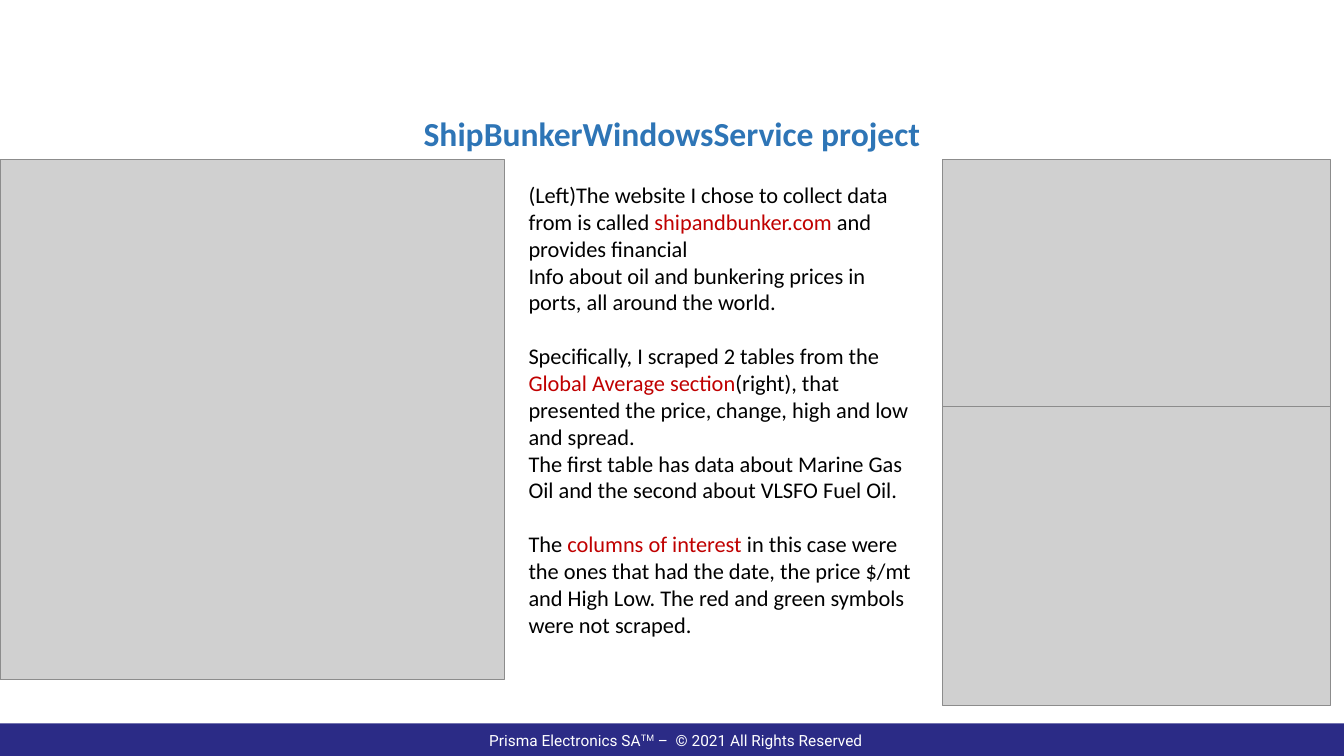
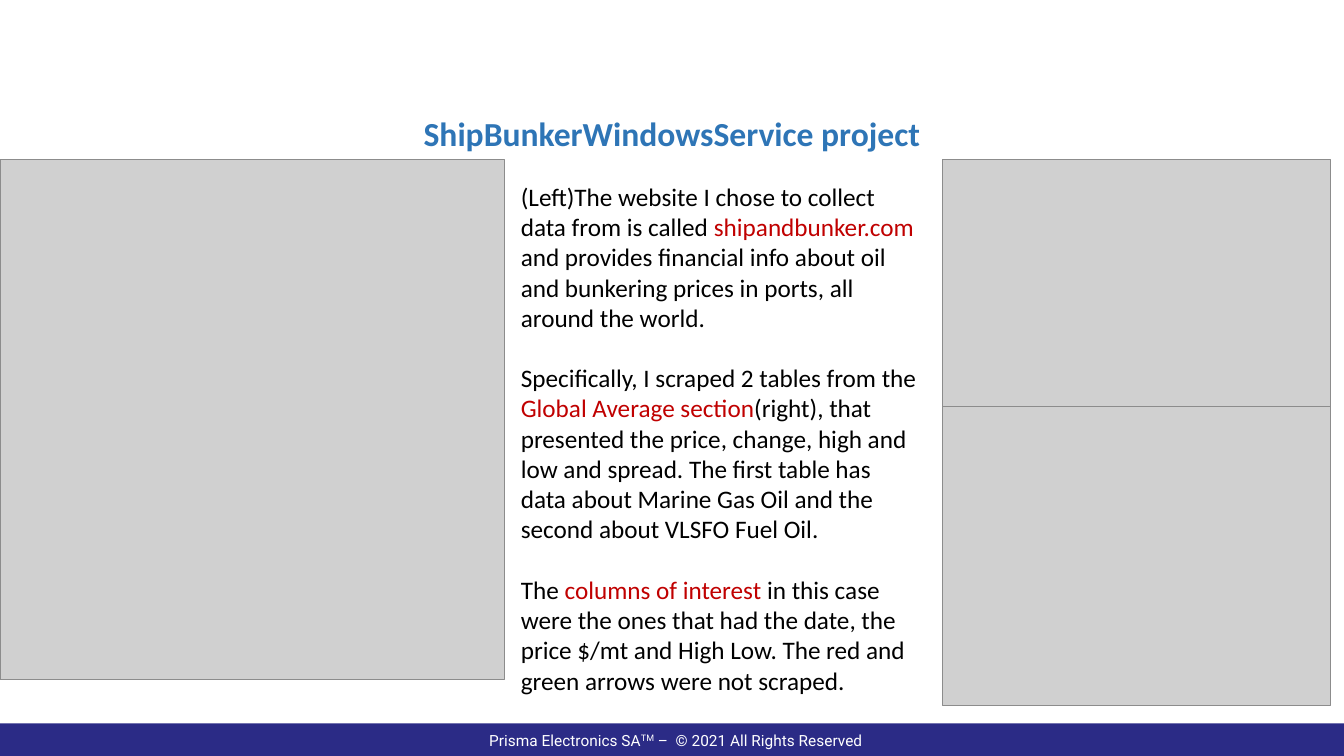
Before and after one commit to pazo0z0o/WorkRelatedLearning, a slide deck: slide 4 of ShipBunkerWindowsService/Documentation/WebScraperPresentation.pptx. Drawn at 1344x756 pixels with LibreOffice and Linux fonts; fonts in the diff are those of the drawing; grey boxes stand for pictures; background and template pictures are left out. Boxes give left, top, right and bottom in pixels: in the first picture for what was removed or moved away, otherwise in the second. Text is boxed around its words. In the diff, an @@ line names an element or a change of style, - is before the commit and + after.

```diff
--- a/ShipBunkerWindowsService/Documentation/WebScraperPresentation.pptx
+++ b/ShipBunkerWindowsService/Documentation/WebScraperPresentation.pptx
@@ text at (521,188,916,695): text changed; size 16 to 18 pt @@
-(Left)The website I chose to collect data from is called shipandbunker.com and provides financial
-Info about oil and bunkering prices in ports, all around the world.
-Specifically, I scraped 2 tables from the Global Average section(right), that presented the price, change, high and low and spread.
-The first table has data about Marine Gas Oil and the second about VLSFO Fuel Oil.
-The columns of interest in this case were the ones that had the date, the price $/mt and High Low. The red and green symbols were not scraped.
+(Left)The website I chose to collect data from is called shipandbunker.com and provides financial info about oil and bunkering prices in ports, all around the world.
+Specifically, I scraped 2 tables from the Global Average section(right), that presented the price, change, high and low and spread. The first table has data about Marine Gas Oil and the second about VLSFO Fuel Oil.
+The columns of interest in this case were the ones that had the date, the price $/mt and High Low. The red and green arrows were not scraped.
```
